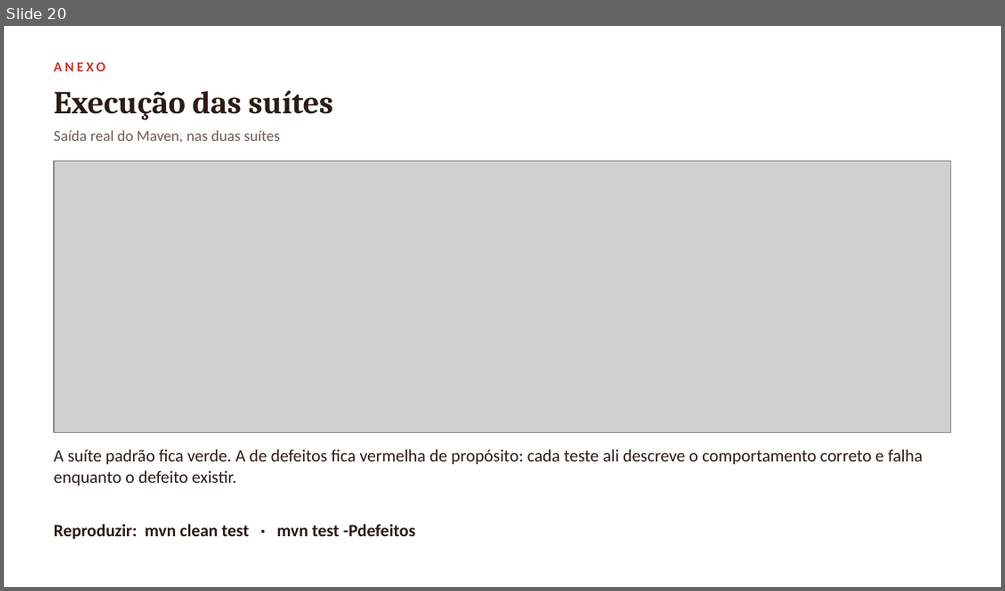
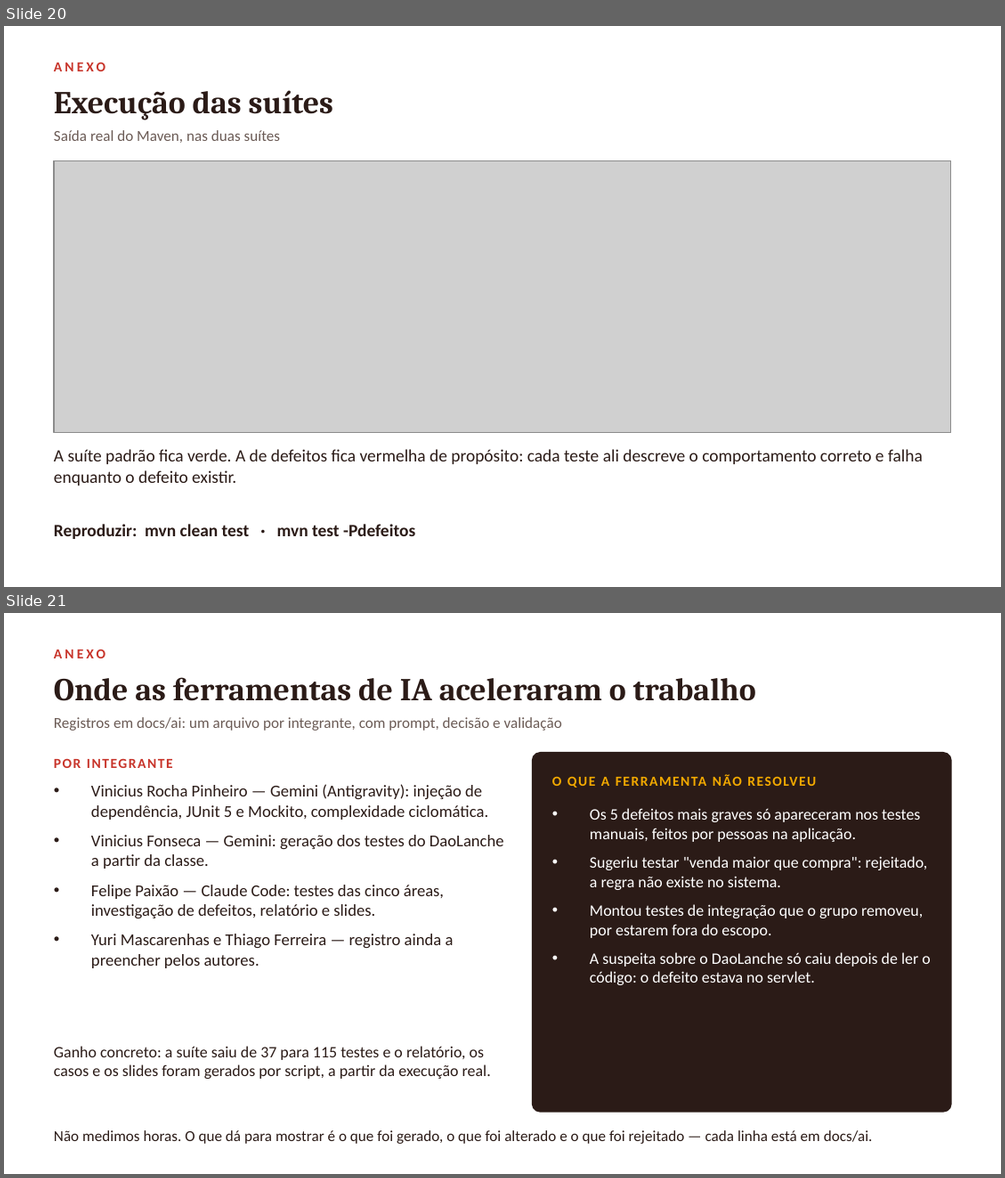
Before and after one commit to vini-pinheiro/trabalho-qualidade-e-teste-de-software, a slide deck: docs/entrega-1/apresentacao/apresentacao-entrega-1.pptx. Shown one above the other, each under a label of ours: slide 20 before the commit, slides 20 and 21 after it. The pictures are 1005x591 and 1005x1178 pixels, drawn with LibreOffice and Linux fonts; fonts in the diff are those of the drawing; grey boxes stand for pictures. Boxes give left, top, right and bottom in pixels: in the first picture for what was removed or moved away, otherwise in the second. Text is boxed around its words. In the diff, an @@ line names an element or a change of style, - is before the commit and + after.

Commit message:
docs: slide final sobre o apoio das ferramentas nos registros de docs/ai
Mostra por integrante qual ferramenta foi usada e em quê, o ganho concreto
na suíte e na documentação, e também o que foi rejeitado ou não resolvido —
incluindo os cinco defeitos que só apareceram nos testes manuais.

```diff
--- a/docs/entrega-1/apresentacao/apresentacao-entrega-1.pptx
+++ b/docs/entrega-1/apresentacao/apresentacao-entrega-1.pptx
@@ slide 21 added at (4,613,1001,1174), background #FFFFFF @@
@@ text added at (54,649,105,658), 10 pt, text #C8352B, bold @@
+ANEXO
@@ text added at (54,677,756,701), 23 pt, text #2B1B17, bold @@
+Onde as ferramentas de IA aceleraram o trabalho
@@ text added at (54,717,562,730), 11 pt, text #6B5B55 @@
+Registros em docs/ai: um arquivo por integrante, com prompt, decisão e validação
@@ text added at (54,759,173,768), 10 pt, text #C8352B, bold @@
+POR INTEGRANTE
@@ rounded rectangle added at (533,753,951,1111), fill #2B1B17, outline #2B1B17 1 pt @@
@@ text added at (91,784,504,968), 12 pt, text #2B1B17 @@
+• Vinicius Rocha Pinheiro — Gemini (Antigravity): injeção de dependência, JUnit 5 e Mockito, complexidade ciclomática.
+• Vinicius Fonseca — Gemini: geração dos testes do DaoLanche a partir da classe.
+• Felipe Paixão — Claude Code: testes das cinco áreas, investigação de defeitos, relatório e slides.
+• Yuri Mascarenhas e Thiago Ferreira — registro ainda a preencher pelos autores.
@@ text added at (552,774,816,787), 10 pt, text #F2A900, bold @@
+O QUE A FERRAMENTA NÃO RESOLVEU
@@ text added at (590,808,930,985), 11.5 pt, text #FFFFFF @@
+• Os 5 defeitos mais graves só apareceram nos testes manuais, feitos por pessoas na aplicação.
+• Sugeriu testar "venda maior que compra": rejeitado, a regra não existe no sistema.
+• Montou testes de integração que o grupo removeu, por estarem fora do escopo.
+• A suspeita sobre o DaoLanche só caiu depois de ler o código: o defeito estava no servlet.
@@ text added at (54,1046,491,1078), 11.5 pt, text #2B1B17 @@
+Ganho concreto: a suíte saiu de 37 para 115 testes e o relatório, os casos e os slides foram gerados por script, a partir da execução real.
@@ text added at (54,1130,873,1143), 11 pt, text #2B1B17 @@
+Não medimos horas. O que dá para mostrar é o que foi gerado, o que foi alterado e o que foi rejeitado — cada linha está em docs/ai.
```
Also in this commit, not shown: 13 other files.
